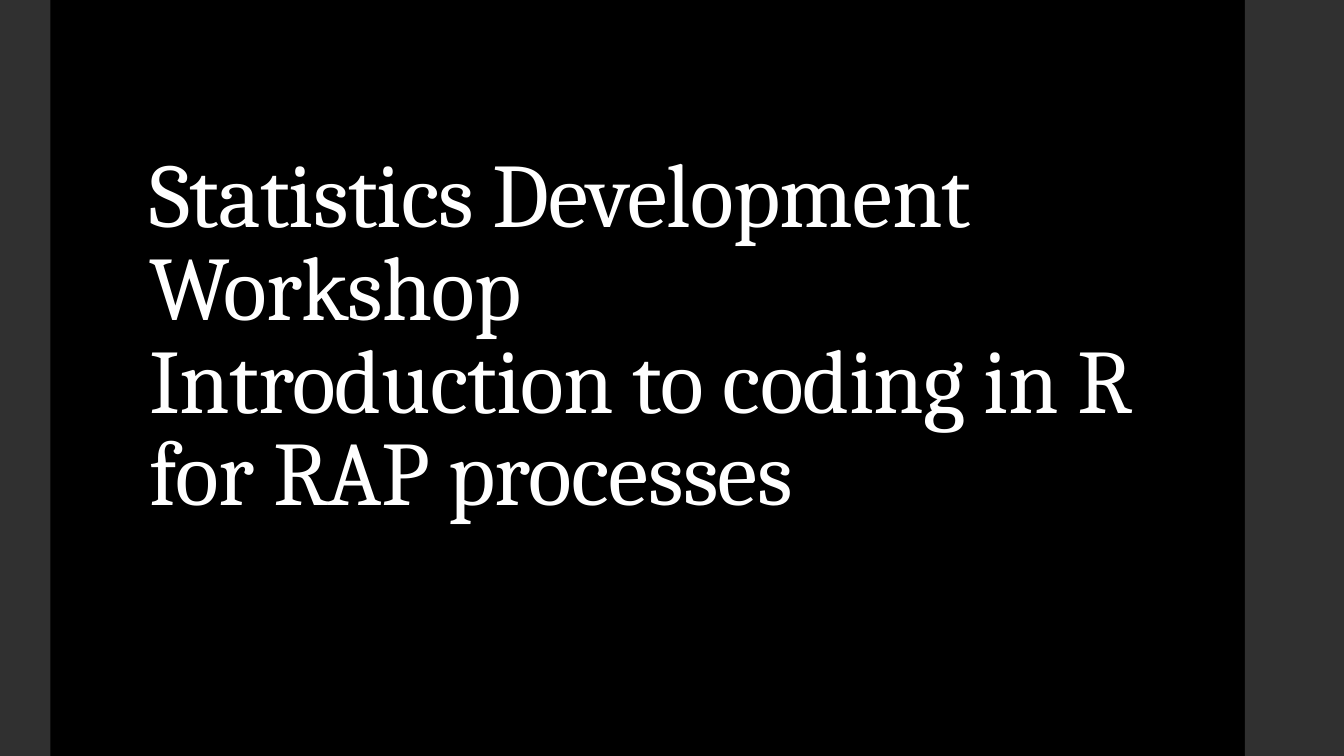
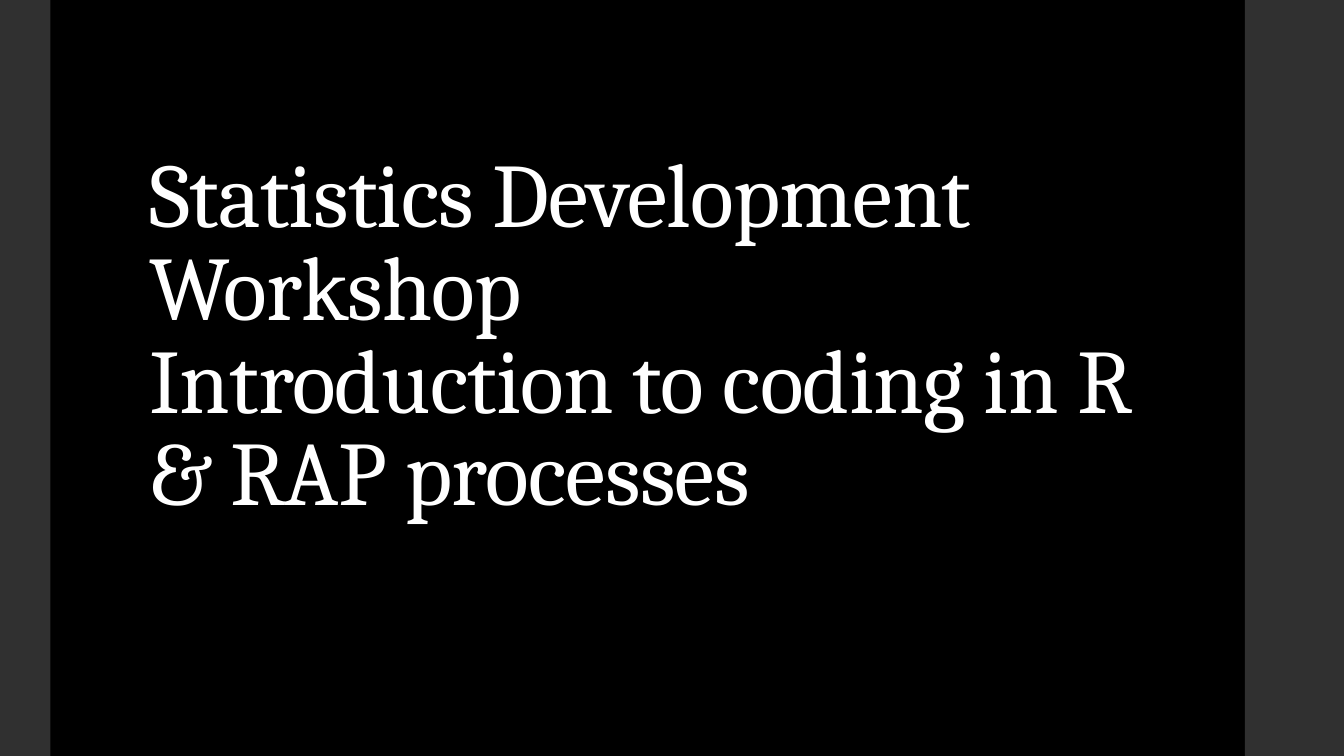
Before and after one commit to dfe-analytical-services/techskills_workshops, a slide deck: slide 1 of slides/workshopslides_RforRAP.pptx. Drawn at 1344x756 pixels with LibreOffice and Linux fonts; fonts in the diff are those of the drawing. Boxes give left, top, right and bottom in pixels: in the first picture for what was removed or moved away, otherwise in the second. Text is boxed around its words. In the diff, an @@ line names an element or a change of style, - is before the commit and + after.

Commit message:
slides tweak

```diff
--- a/slides/workshopslides_RforRAP.pptx
+++ b/slides/workshopslides_RforRAP.pptx
@@ title at [149, 164, 1133, 524]: text changed @@
-Statistics Development Workshop
-Introduction to coding in R for RAP processes
+Statistics Development Workshop
+Introduction to coding in R & RAP processes
```
Also in this commit, not shown: 1 other slide changed.
